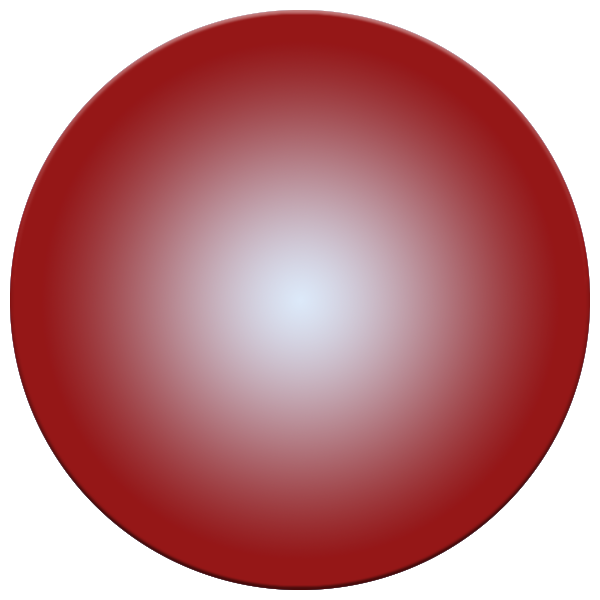
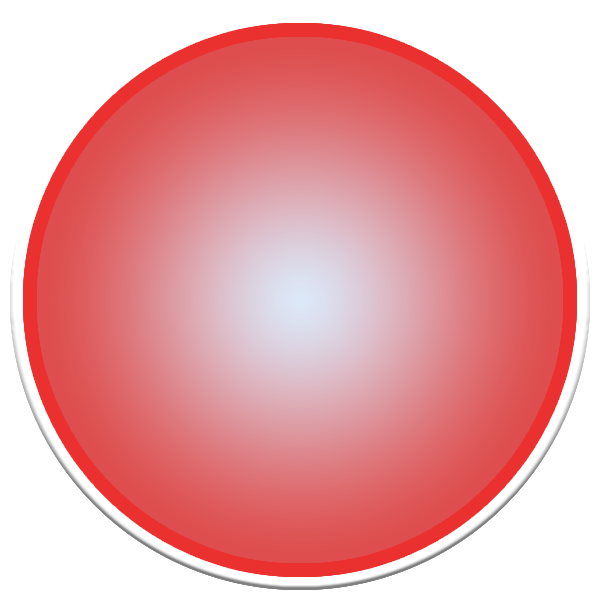
Two versions of the same layered image (600x600). Layer-by-layer changes:
pixels changed over (x1=10, y1=10, x2=590, y2=590) (layer not identified)
